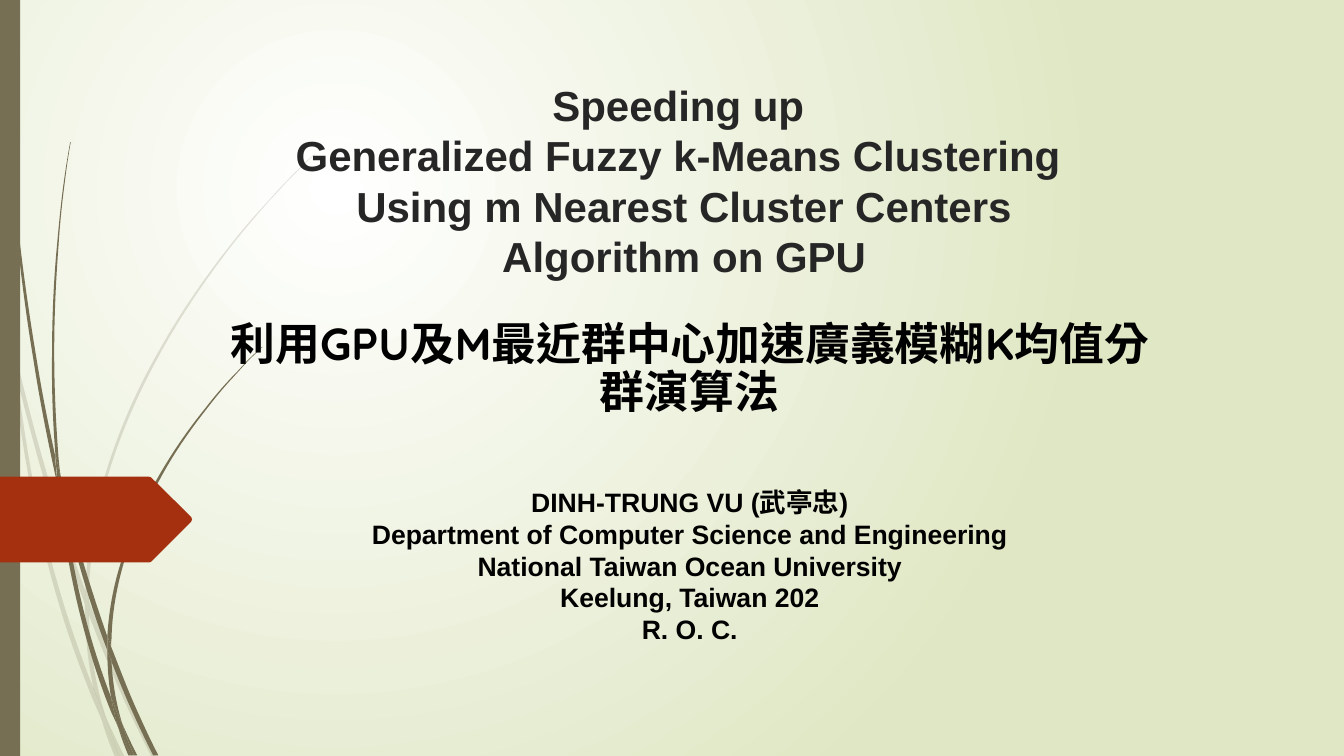
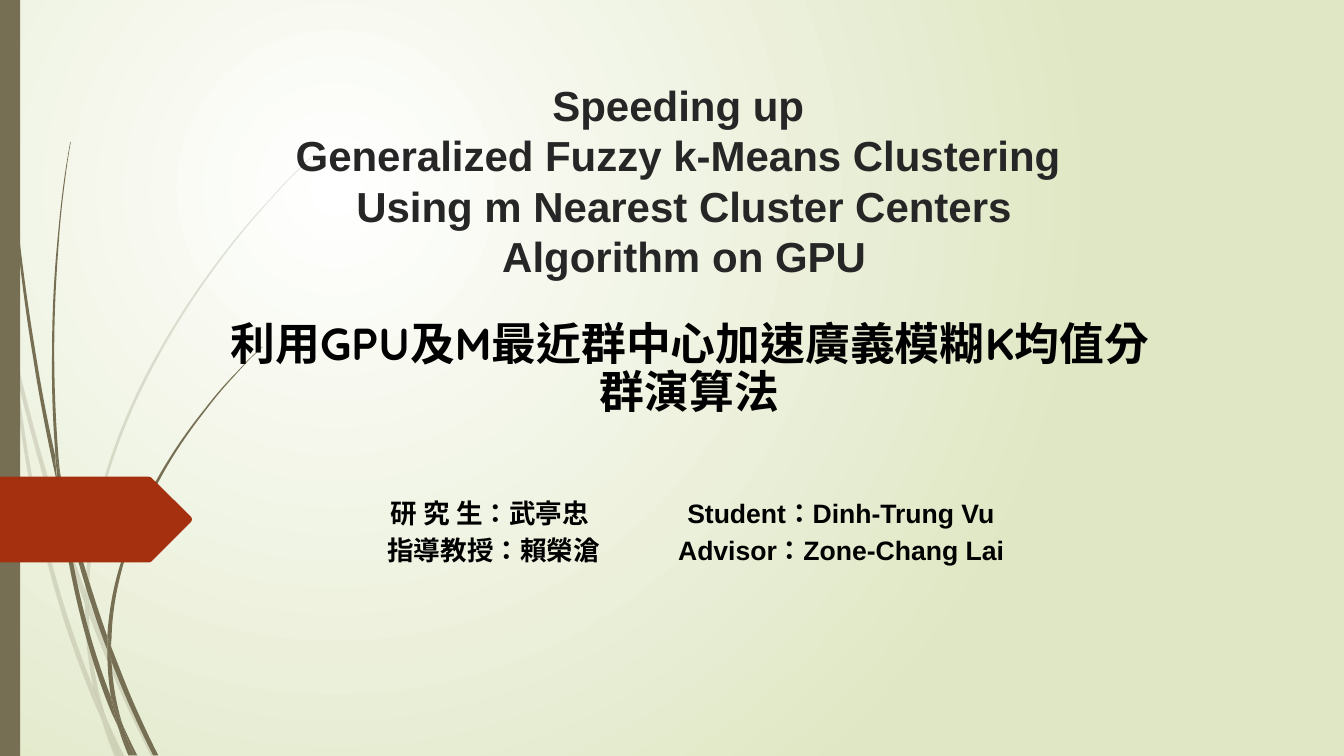
Before and after one commit to trungvdhp/master-ntou, a slide deck: slide 1 of ImageProcessing/Speeding up GFKM.pptx. Drawn at 1344x756 pixels with LibreOffice and Linux fonts; fonts in the diff are those of the drawing. Boxes give left, top, right and bottom in pixels: in the first picture for what was removed or moved away, otherwise in the second. Text is boxed around its words. In the diff, an @@ line names an element or a change of style, - is before the commit and + after.

```diff
--- a/ImageProcessing/Speeding up GFKM.pptx
+++ b/ImageProcessing/Speeding up GFKM.pptx
@@ subtitle at [387,500,1004,565]: text changed @@
-DINH-TRUNG VU (武亭忠)
-Department of Computer Science and Engineering
-National Taiwan Ocean University
-Keelung, Taiwan 202
-R. O. C.
+研 究 生：武亭忠 Student：Dinh-Trung Vu
+指導教授：賴榮滄 Advisor：Zone-Chang Lai
```
Also in this commit, not shown: 7 other slides changed, 4 slides added.
